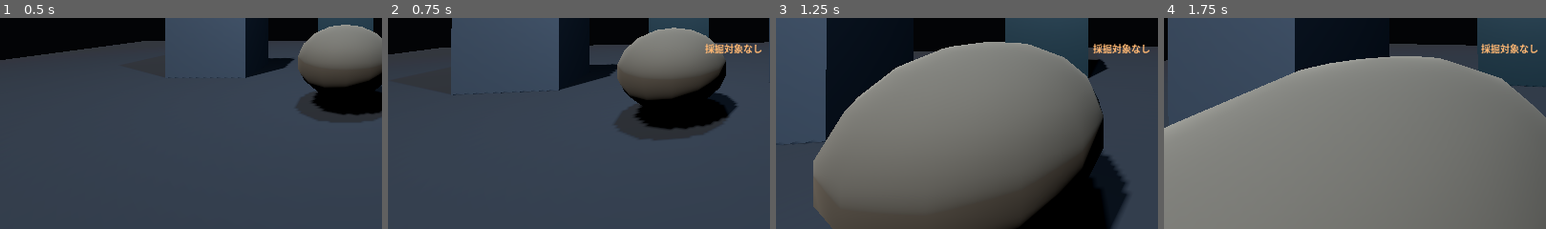
Above: before the commit, frames 1-4 (left to right).
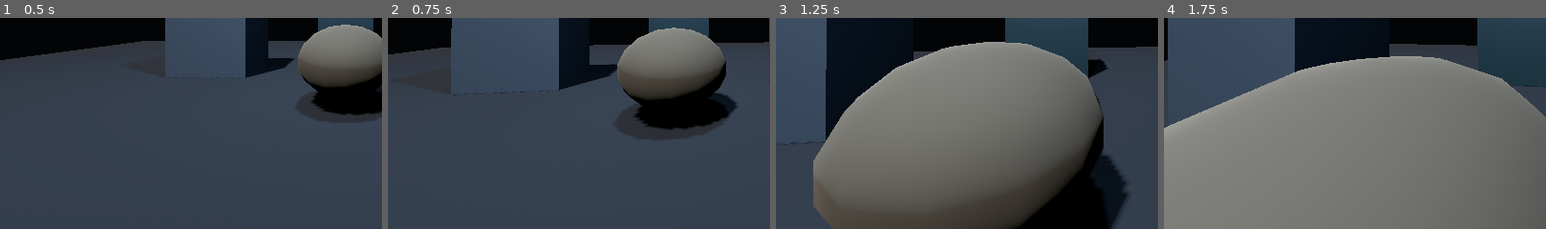
Above: after the commit, the same moments.

Repository: EliteMay/deep-factory
Game: Godot game, scene res://scenes/main/main.tscn
Same seed, same stepped clock (60 frames per second), same inputs: the game is played once before the commit and once after it.
Inputs (mouse positions are % of the whole screen's width and height, from its top left):
- Up to frame 1 (0.5 s): no input
- Up to frame 2 (0.75 s): tap Enter at 0.5 s; move the mouse to (55, 49) at 0.52 s; hold W (move_forward) from 0.53 s (still down); hold E (interact) from 0.53 s (still down); click (55, 49) at 0.67 s
- Up to frame 3 (1.25 s): keep holding W (move_forward); keep holding E (interact)
- Up to frame 4 (1.75 s): keep holding W (move_forward); move the mouse to (45, 50) at 1.27 s; release E (interact) at 1.28 s; tap E (interact) at 1.35 s
The pictures show only the part of the screen within x 5-55%, y 50-100%; the shares and areas given below are measured in that part.

Frame 1 is identical in both runs. In frame 2, 0.4% of the frame differs, in the area x 83-98%, y 12-17%; in frame 3, 0.5%; in frame 4, 0.5%, in the area x 83-98%, y 12-18%.
Error after the commit: Invalid assignment of property or key 'visible' with value of type 'bool' on a base object of type 'null instance'. (res://scripts/main/main_controller.gd:19)

Commit message:
feat: show inventory money and shared interaction feedback

Diff:
--- a/scripts/main/main_controller.gd
+++ b/scripts/main/main_controller.gd
@@ -1,30 +1,48 @@
 extends Node3D
 
 @onready var player: CharacterBody3D = $Player
-@onready var mining_feedback: Label = $HUD/MiningFeedback
+@onready var feedback: Label = $HUD/Feedback
+@onready var inventory_label: Label = $HUD/Inventory
+@onready var money_label: Label = $HUD/Money
 
 var _feedback_token: int = 0
 
 
 func _ready() -> void:
 	if player.has_signal("mining_feedback"):
-		player.connect("mining_feedback", Callable(self, "_on_mining_feedback"))
+		player.connect("mining_feedback", Callable(self, "_on_feedback"))
+	if player.has_signal("interaction_feedback"):
+		player.connect("interaction_feedback", Callable(self, "_on_feedback"))
+	if player.has_signal("inventory_changed"):
+		player.connect("inventory_changed", Callable(self, "_on_inventory_changed"))
 
-	mining_feedback.visible = false
+	feedback.visible = false
+
+	if player.has_method("inventory_count"):
+		_on_inventory_changed(
+			int(player.call("inventory_count")),
+			int(player.get("inventory_capacity")),
+			int(player.get("money"))
+		)
 
 
-func _on_mining_feedback(message: String, success: bool) -> void:
+func _on_feedback(message: String, success: bool) -> void:
 	_feedback_token += 1
 	var token := _feedback_token
 
-	mining_feedback.text = message
-	mining_feedback.modulate = (
+	feedback.text = message
+	feedback.modulate = (
 		Color(0.55, 1.0, 0.72, 1.0)
 		if success
 		else Color(1.0, 0.72, 0.45, 1.0)
 	)
-	mining_feedback.visible = true
+	feedback.visible = true
 
 	await get_tree().create_timer(1.2).timeout
 	if token == _feedback_token:
-		mining_feedback.visible = false
+		feedback.visible = false
+
+
+func _on_inventory_changed(current_count: int, capacity: int, money: int) -> void:
+	inventory_label.text = "鉱石: %d / %d" % [current_count, capacity]
+	money_label.text = "所持金: ¥%d" % money
